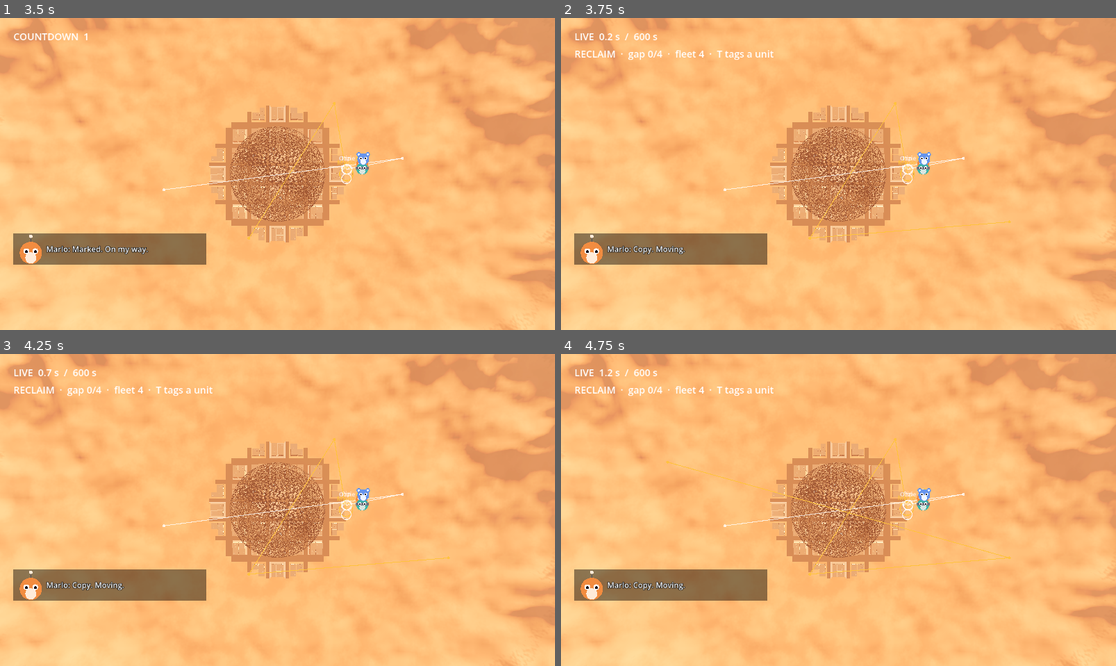
Above: before the commit, frames 1-4 (two rows, left to right).
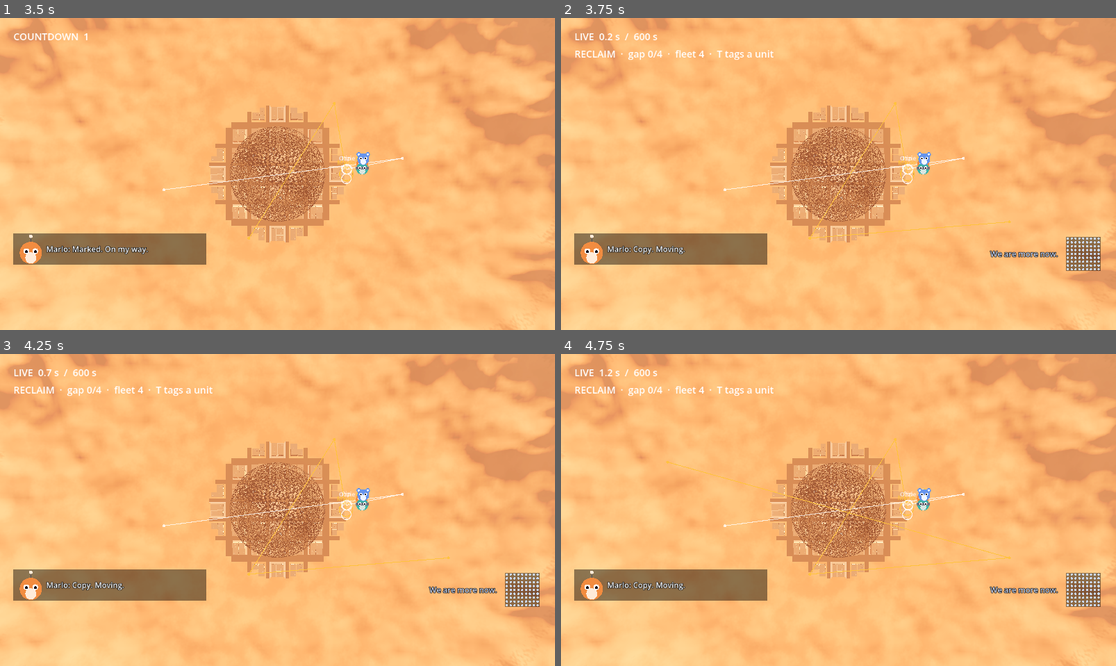
Above: after the commit, the same moments.

Repository: avdrav1/drone-sports
Game: Godot game, scene res://scenes/boss/lattice_job.tscn
Two runs of this game, one before a commit and one after it. Both use one fixed random seed, a clock stepped at 60 frames per second and the inputs below. This scene is started directly instead of the project's main scene.
Inputs (mouse positions are in pixels of both pictures, inside the frame that each line leads up to):
- Up to frame 1 (3.5 s): tap Enter (ui_accept) at 0.5, 0.77 s; move the mouse to (399, 158) at 0.52 s; hold Right (roll_right) 0.53-1.25 s; hold C (cycle_camera) 0.53-1.25 s; click (399, 158) at 0.67 s; tap R (reset_drone) at 1.25 s; drag from (166, 189) to (249, 236) at 1.27 s; tap H (start_demolition_job) at 2 s; move the mouse to (333, 105) at 2.02 s; hold Right (roll_right) 2.03-2.75 s; hold Tab (next_drone) 2.03-2.75 s; click (333, 105) at 2.17 s; tap L (start_inspection_job) at 2.75 s; drag from (249, 236) to (111, 127) at 2.77 s
- Up to frame 2 (3.75 s): tap K (start_race_job) at 3.5 s; move the mouse to (1005, 220) at 3.52 s; hold Left (roll_left) from 3.53 s (still down); hold H (start_demolition_job) from 3.53 s (still down); click (1005, 220) at 3.67 s
- Up to frame 3 (4.25 s): keep holding Left (roll_left); keep holding H (start_demolition_job); tap Enter (ui_accept) at 3.77 s
- Up to frame 4 (4.75 s): release Left (roll_left) at 4.25 s; release H (start_demolition_job) at 4.25 s; tap U (start_rescue_job) at 4.25 s; drag from (672, 463) to (755, 432) at 4.27 s

Frame 1 is identical in both runs. In frame 2, 0.9% of the frame differs, in the area x 77-98%, y 70-82%; in frame 3, 0.9%; in frame 4, 0.9%.

Commit message:
Story 8.7: Chorus lines
Co-Authored-By: Claude Opus 5.5 <noreply@anthropic.com>

Diff:
--- /dev/null
+++ b/data/dialogue/lattice.json
@@ -0,0 +1,32 @@
+{
+ "phase_reclaim": [
+  "We are more now.",
+  "You came to us. Good.",
+  "We see your machines. We will keep them."
+ ],
+ "phase_trench": [
+  "Inside us there is no room.",
+  "The way in is the way we close.",
+  "We are closing."
+ ],
+ "phase_override": [
+  "Hold still. We hold still too. For now.",
+  "Small machine. Small port. Small chance.",
+  "We feel you there."
+ ],
+ "crew_unit": [
+  "Your {role}'s drone flew well for us.",
+  "That one was {name}'s. Now it is yours again. For now.",
+  "Take it back. We have more."
+ ],
+ "strike": [
+  "Contact. Your crew pays for it.",
+  "We felt that. So did they.",
+  "Careless. We are never careless."
+ ],
+ "shutdown": [
+  "We are fewer now.",
+  "Quiet. We have never been quiet.",
+  "Let go. We let go."
+ ]
+}
--- a/scenes/boss/lattice_job.tscn
+++ b/scenes/boss/lattice_job.tscn
@@ -26,6 +26,8 @@
 [ext_resource type="Script" path="res://scripts/ui/lattice_hud.gd" id="24_hud"]
 [ext_resource type="Script" path="res://scripts/jobs/objectives/override_hold.gd" id="25_override"]
 [ext_resource type="Script" path="res://scripts/jobs/objectives/power_down.gd" id="26_power"]
+[ext_resource type="Script" path="res://scripts/boss/chorus.gd" id="27_chorus"]
+[ext_resource type="Script" path="res://scripts/ui/chorus_box.gd" id="28_chorusbox"]
 
 [node name="LatticeJob" type="Node3D"]
 
@@ -142,6 +144,10 @@
 bark = NodePath("../Bark")
 override = NodePath("../JobRunner/Override")
 
+[node name="Chorus" type="Node" parent="." node_paths=PackedStringArray("fight")]
+script = ExtResource("27_chorus")
+fight = NodePath("../Fight")
+
 [node name="Bark" type="Node" parent="." node_paths=PackedStringArray("runner")]
 script = ExtResource("17_bark")
 runner = NodePath("../JobRunner")
@@ -158,6 +164,17 @@
 mouse_filter = 2
 script = ExtResource("18_barkbox")
 bark = NodePath("../../Bark")
+
+[node name="ChorusBox" type="Control" parent="HUD" node_paths=PackedStringArray("chorus")]
+layout_mode = 3
+anchors_preset = 15
+anchor_right = 1.0
+anchor_bottom = 1.0
+grow_horizontal = 2
+grow_vertical = 2
+mouse_filter = 2
+script = ExtResource("28_chorusbox")
+chorus = NodePath("../../Chorus")
 
 [node name="CrewWarning" type="Control" parent="HUD" node_paths=PackedStringArray("runner")]
 layout_mode = 3
--- /dev/null
+++ b/scripts/boss/chorus.gd
@@ -0,0 +1,65 @@
+class_name Chorus
+extends Node
+# The Lattice's voice (Story 8.7): short, flat, plural lines from the boss's
+# chorus file, said on each phase's start, on reclaiming a unit that held a
+# crew member's drone, on a strike, and once at shutdown. After that it stops.
+# Picks lines like Bark: seeded, no repeats within a job until a pool runs out.
+# Not a character: it has no portrait in the cast, only its dot grid.
+
+## {text} said on `event`.
+signal spoke(event: StringName, text: String)
+
+const PHASE_EVENTS := {
+	LatticeFight.Phase.RECLAIM: &"phase_reclaim",
+	LatticeFight.Phase.TRENCH: &"phase_trench",
+	LatticeFight.Phase.OVERRIDE: &"phase_override",
+}
+
+@export var fight: LatticeFight
+@export var seed := 1
+
+var lines := {}
+var used: Array[String] = []
+var silent := false
+var _rng := RandomNumberGenerator.new()
+
+func _ready() -> void:
+	_rng.seed = seed
+	lines = load_lines(fight.boss().chorus)
+	fight.phase_started.connect(func(p): if PHASE_EVENTS.has(p): say(PHASE_EVENTS[p]))
+	fight.unit_reclaimed.connect(_on_reclaimed)
+	fight.boss_disabled.connect(_on_shutdown)
+	fight.runner.crew_struck.connect(func(_id, _before): say(&"strike"))
+
+static func load_lines(path: String) -> Dictionary:
+	var res: JSON = load(path) if ResourceLoader.exists(path) else null
+	return res.data if res and res.data is Dictionary else {}
+
+## Says a line for `event`; {name} and {role} fill from `about`. Returns the
+## line, or "" once silent or with nothing to say.
+func say(event: StringName, about: Character = null) -> String:
+	if silent:
+		return ""
+	var pool: Array = lines.get(String(event), [])
+	if pool.is_empty():
+		return ""
+	var fresh := pool.filter(func(l): return not l in used)
+	if fresh.is_empty():
+		fresh = pool
+	var line: String = fresh[_rng.randi() % fresh.size()]
+	used.append(line)
+	var text := line
+	if about:
+		text = text.format({"name": about.name, "role": about.role.to_lower()})
+	spoke.emit(event, text)
+	return text
+
+## The last thing it says.
+func _on_shutdown() -> void:
+	say(&"shutdown")
+	silent = true
+
+func _on_reclaimed(unit: int, _by: Drone) -> void:
+	var id: StringName = fight.lattice.units[unit].crew
+	if id != &"":
+		say(&"crew_unit", Roster.character(id))
--- /dev/null
+++ b/scripts/ui/chorus_box.gd
@@ -0,0 +1,72 @@
+class_name ChorusBox
+extends Control
+# The chorus on the HUD: its dot-grid portrait and the line, low on the right.
+# The grid thins as the shell loses units, so the portrait tracks the fight.
+
+@export var chorus: Chorus
+## Seconds a line stays up.
+@export var hold := 4.0
+## Dots per side of the full grid.
+@export var grid := 9
+
+const DOT := Color(0.8, 0.85, 0.95)
+const PANEL := Color(0, 0, 0, 0.45)
+
+var label: Label
+var text := ""
+var _age := INF
+
+func _ready() -> void:
+	set_anchors_preset(PRESET_FULL_RECT)
+	mouse_filter = MOUSE_FILTER_IGNORE
+	label = Label.new()
+	label.autowrap_mode = TextServer.AUTOWRAP_WORD_SMART
+	label.horizontal_alignment = HORIZONTAL_ALIGNMENT_RIGHT
+	label.vertical_alignment = VERTICAL_ALIGNMENT_CENTER
+	label.add_theme_font_size_override("font_size", 16)
+	label.add_theme_color_override("font_color", DOT)
+	label.add_theme_color_override("font_outline_color", Color.BLACK)
+	label.add_theme_constant_override("outline_size", 4)
+	add_child(label)
+	if chorus:
+		chorus.spoke.connect(_on_spoke)
+
+func _on_spoke(_event: StringName, line: String) -> void:
+	text = line
+	_age = 0.0
+
+func _process(delta: float) -> void:
+	_age += delta
+	label.text = text if _age < hold else ""
+	var s := get_viewport_rect().size
+	label.position = Vector2(s.x - 560, s.y - 190)
+	label.size = Vector2(440, 64)
+	queue_redraw()
+
+## Share of the shell still standing, 0..1.
+func density() -> float:
+	if chorus == null or chorus.fight.lattice.units.is_empty():
+		return 0.0
+	var l := chorus.fight.lattice
+	return float(l.remaining()) / l.units.size()
+
+## Dots the portrait draws now.
+func dots() -> int:
+	return roundi(grid * grid * density())
+
+func _draw() -> void:
+	if _age >= hold:
+		return
+	var s := get_viewport_rect().size
+	var box := Rect2(s.x - 104, s.y - 194, 72, 72)
+	draw_rect(box, PANEL)
+	var n := dots()
+	var step := box.size.x / grid
+	# Thin from the outside in, in a fixed order, so the face erodes evenly.
+	var order: Array[int] = []
+	for i in grid * grid:
+		order.append(i)
+	order.sort_custom(func(a, b): return (a * 37) % (grid * grid) < (b * 37) % (grid * grid))
+	for k in n:
+		var i: int = order[k]
+		draw_circle(box.position + Vector2((i % grid) + 0.5, (i / grid) + 0.5) * step, step * 0.3, DOT)
--- /dev/null
+++ b/tests/test_lattice_chorus.gd
@@ -0,0 +1,95 @@
+extends RefCounted
+# Story 8.7: chorus lines. Plural and flat, never "I", "me", or "my"; said on
+# phase starts, a crew unit reclaimed, a strike, and once at shutdown; the dot
+# portrait thins with the shell.
+
+const Sim = preload("res://tests/sim.gd")
+const SCENE := "res://scenes/boss/lattice_job.tscn"
+const LINES := "res://data/dialogue/lattice.json"
+const EVENTS := ["phase_reclaim", "phase_trench", "phase_override", "crew_unit", "strike", "shutdown"]
+
+func _job() -> Node:
+	var s: Node = load(SCENE).instantiate()
+	var runner: JobRunner = s.get_node("JobRunner")
+	runner.pays_out = false
+	runner.results_scene = null
+	runner.back_scene = ""
+	runner.confirm_risk = false
+	Sim.add(s)
+	var fight: LatticeFight = s.get_node("Fight")
+	for d in fight.defenders:
+		d.free()
+	fight.defenders.clear()
+	return s
+
+func test_no_line_speaks_in_the_first_person_singular() -> bool:
+	var data := Chorus.load_lines(LINES)
+	var singular := RegEx.create_from_string("(?i)\\b(i|me|my)\\b")
+	var ok := (load("res://data/boss/lattice.tres") as Boss).chorus == LINES
+	for e in EVENTS:
+		var pool: Array = data.get(e, [])
+		ok = ok and pool.size() >= 3
+		for line in pool:
+			if singular.search(line) != null:
+				print("        first person: %s" % line)
+				ok = false
+	# The check itself catches what it should.
+	return ok and singular.search("I see you.") != null and singular.search("Take my drone") != null \
+		and singular.search("We are more now.") == null
+
+func test_speaks_on_its_events_then_stops() -> bool:
+	var s := _job()
+	var fight: LatticeFight = s.get_node("Fight")
+	var chorus: Chorus = s.get_node("Chorus")
+	var runner: JobRunner = s.get_node("JobRunner")
+	var heard := []
+	chorus.spoke.connect(func(e, t): heard.append([e, t]))
+	await Sim.process_frames(2)
+	runner.launch(true)
+	while runner.state != JobRunner.State.LIVE:
+		await Sim.physics_frames(1)
+	# A crew member's drone, freed from the shell.
+	var unit: int = fight.lattice.crew_units.keys()[0]
+	var who: Character = Roster.character(fight.lattice.crew_units[unit])
+	fight.reclaim(unit)
+	fight.open_entrance()
+	# A strike on the calling crew member.
+	runner.crew_struck.emit(&"marlo", Roster.Status.ACTIVE)
+	runner.drone.freeze = true
+	runner.drone.global_position = fight.override.center.global_position
+	fight.start_override()
+	for k in 60 * 15:
+		await Sim.physics_frames(1)
+		if fight.phase == LatticeFight.Phase.POWER_DOWN:
+			break
+	var said_before_end := heard.size()
+	chorus.say(&"phase_reclaim")
+	var events: Array = heard.map(func(h): return String(h[0]))
+	var crew_line: String = heard[events.find("crew_unit")][1] if "crew_unit" in events else ""
+	var ok: bool = events == ["phase_reclaim", "crew_unit", "phase_trench", "strike", "phase_override", "shutdown"] \
+		and heard.size() == said_before_end and chorus.silent \
+		and (crew_line.contains(who.name) or crew_line.contains(who.role.to_lower()) or crew_line == "Take it back. We have more.") \
+		and not crew_line.contains("{")
+	if not ok:
+		print("        %s" % [heard])
+	s.free()
+	return ok
+
+func test_portrait_thins_with_the_shell() -> bool:
+	var s := _job()
+	var fight: LatticeFight = s.get_node("Fight")
+	var box: ChorusBox = s.get_node("HUD/ChorusBox")
+	await Sim.process_frames(2)
+	var l := fight.lattice
+	var full := box.dots()
+	for i in l.units.size() / 2:
+		l.hide_unit(i)
+	var half := box.dots()
+	for i in l.units.size():
+		l.hide_unit(i)
+	var none := box.dots()
+	var ok := full == box.grid * box.grid and absi(half - full / 2) <= 1 and none == 0
+	if not ok:
+		print("        dots %d / %d / %d" % [full, half, none])
+	s.free()
+	return ok
Not shown, added: scripts/boss/chorus.gd.uid
Not shown, added: scripts/ui/chorus_box.gd.uid
Not shown, added: tests/test_lattice_chorus.gd.uid
Not shown, changed: docs/BACKLOG.md
